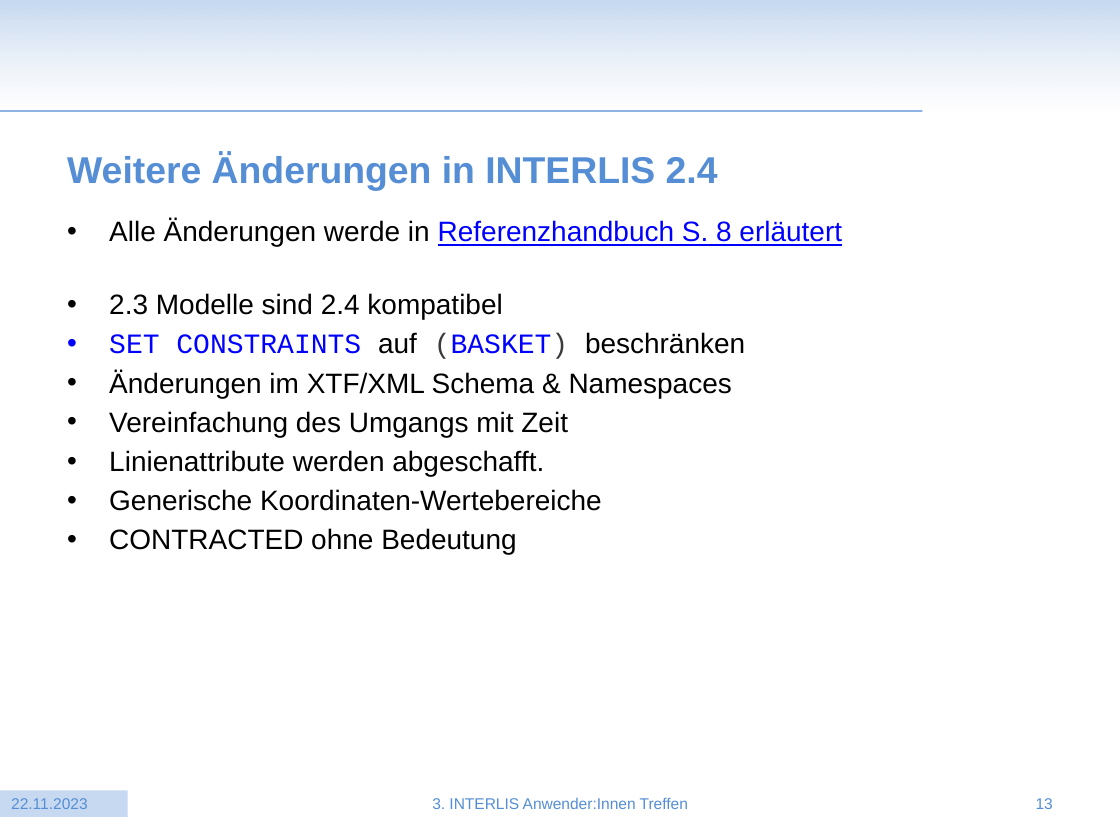
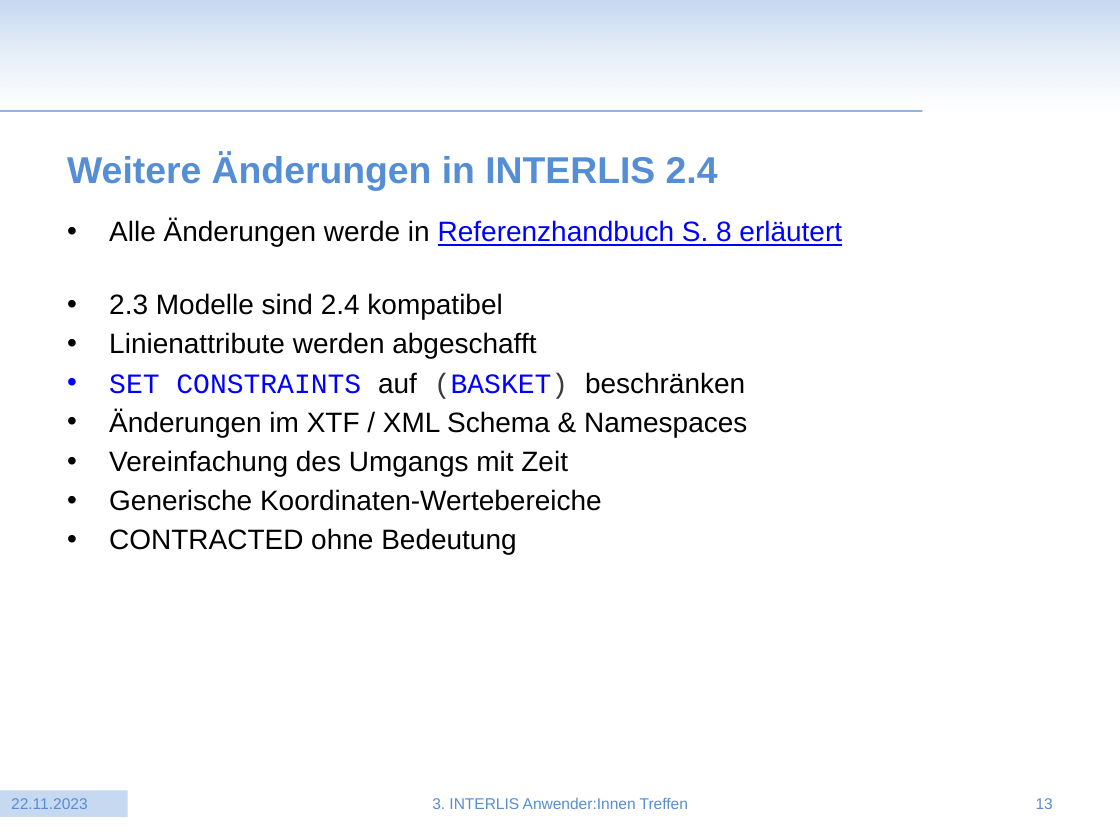
Before and after one commit to moflexch/awt3_validierung, a slide deck: slide 13 of vortrag/20231122_LuethiPhilipp_Neuerungen INTERLIS 2.4.pptx. Drawn at 1120x840 pixels with LibreOffice and Linux fonts; fonts in the diff are those of the drawing; background and template pictures are left out. Boxes give left, top, right and bottom in pixels: in the first picture for what was removed or moved away, otherwise in the second. Text is boxed around its words. In the diff, an @@ line names an element or a change of style, - is before the commit and + after.

Commit message:
Fix typos

```diff
--- a/vortrag/20231122_LuethiPhilipp_Neuerungen INTERLIS 2.4.pptx
+++ b/vortrag/20231122_LuethiPhilipp_Neuerungen INTERLIS 2.4.pptx
@@ text at [109,332,536,359]: paragraph added @@
+• Linienattribute werden abgeschafft
@@ text at [109,410,747,437]: spaces changed @@
-• Änderungen im XTF/XML Schema & Namespaces
+• Änderungen im XTF / XML Schema & Namespaces
@@ text at [109,450,544,476]: paragraph removed @@
-• Linienattribute werden abgeschafft.
```
Also in this commit, not shown: 10 other slides changed.
